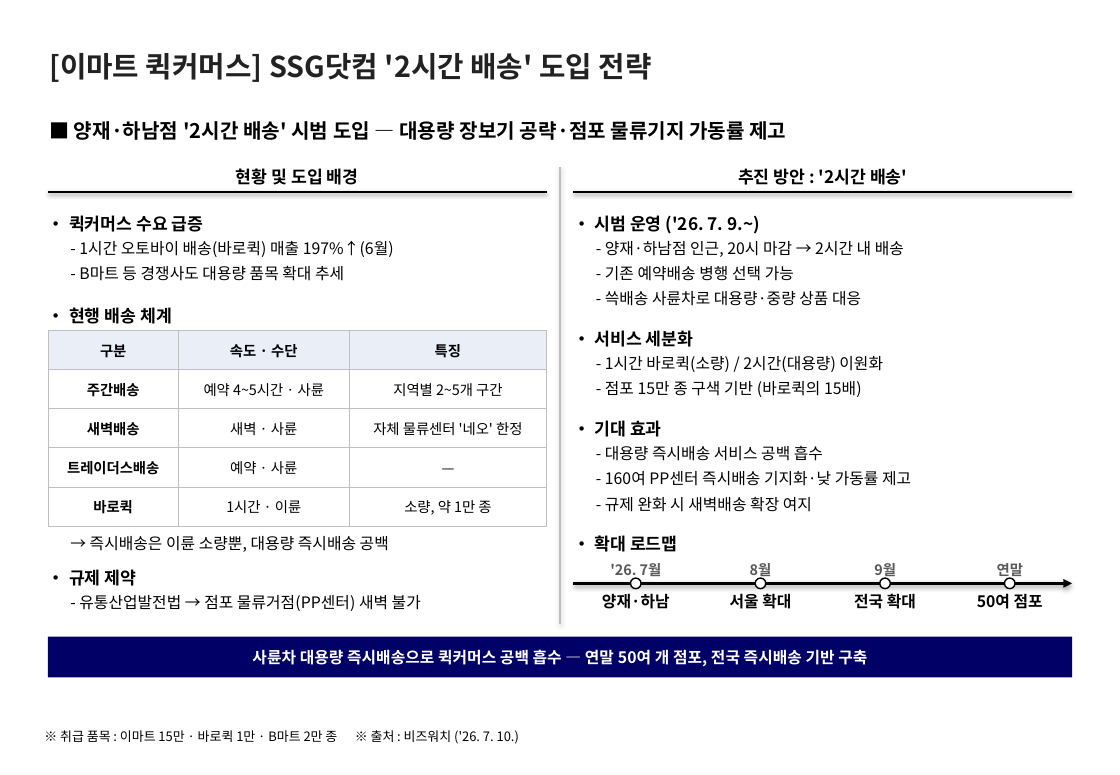
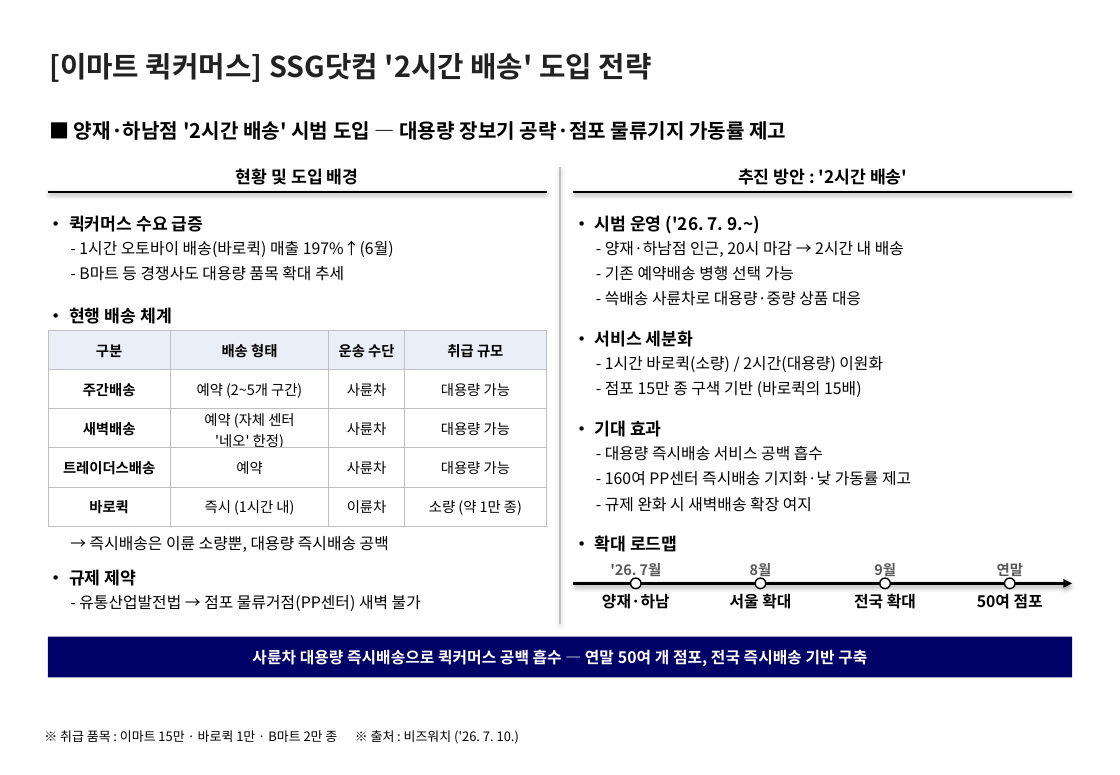
Before and after one commit to avoseed/web1, a slide deck: slide 1 of reports/ssg-quickcommerce-onepager.pptx. Drawn at 1120x775 pixels with LibreOffice and Linux fonts; fonts in the diff are those of the drawing. Boxes give left, top, right and bottom in pixels: in the first picture for what was removed or moved away, otherwise in the second. Text is boxed around its words. In the diff, an @@ line names an element or a change of style, - is before the commit and + after.

```diff
--- a/reports/ssg-quickcommerce-onepager.pptx
+++ b/reports/ssg-quickcommerce-onepager.pptx
@@ table at bbox=[48, 331, 547, 526] @@
-column 2: 속도 · 수단 | 예약 4~5시간 · 사륜 | 새벽 · 사륜 | 예약 · 사륜 | 1시간 · 이륜
-column 3: 특징 | 지역별 2~5개 구간 | 자체 물류센터 '네오' 한정 | — | 소량, 약 1만 종
+column 2: 배송 형태 | 예약 (2~5개 구간) | 예약 (자체 센터 / '네오' 한정) | 예약 | 즉시 (1시간 내)
+column 3: 운송 수단 | 사륜차 | 사륜차 | 사륜차 | 이륜차
+column 4: 취급 규모 | 대용량 가능 | 대용량 가능 | 대용량 가능 | 소량 (약 1만 종)
```
Also in this commit, not shown: 4 other files.
